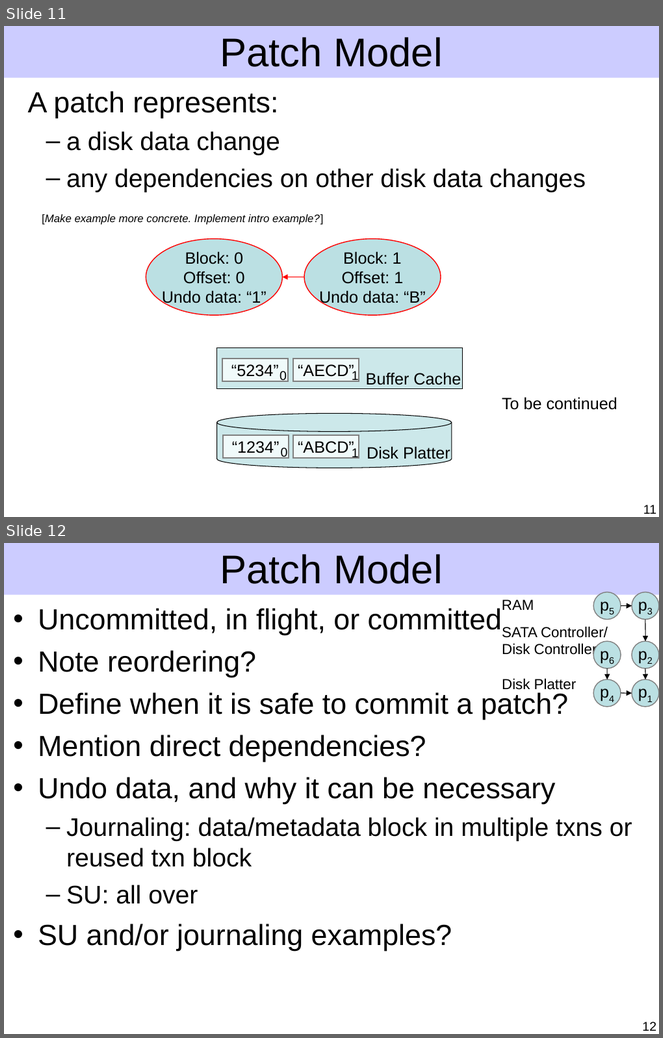
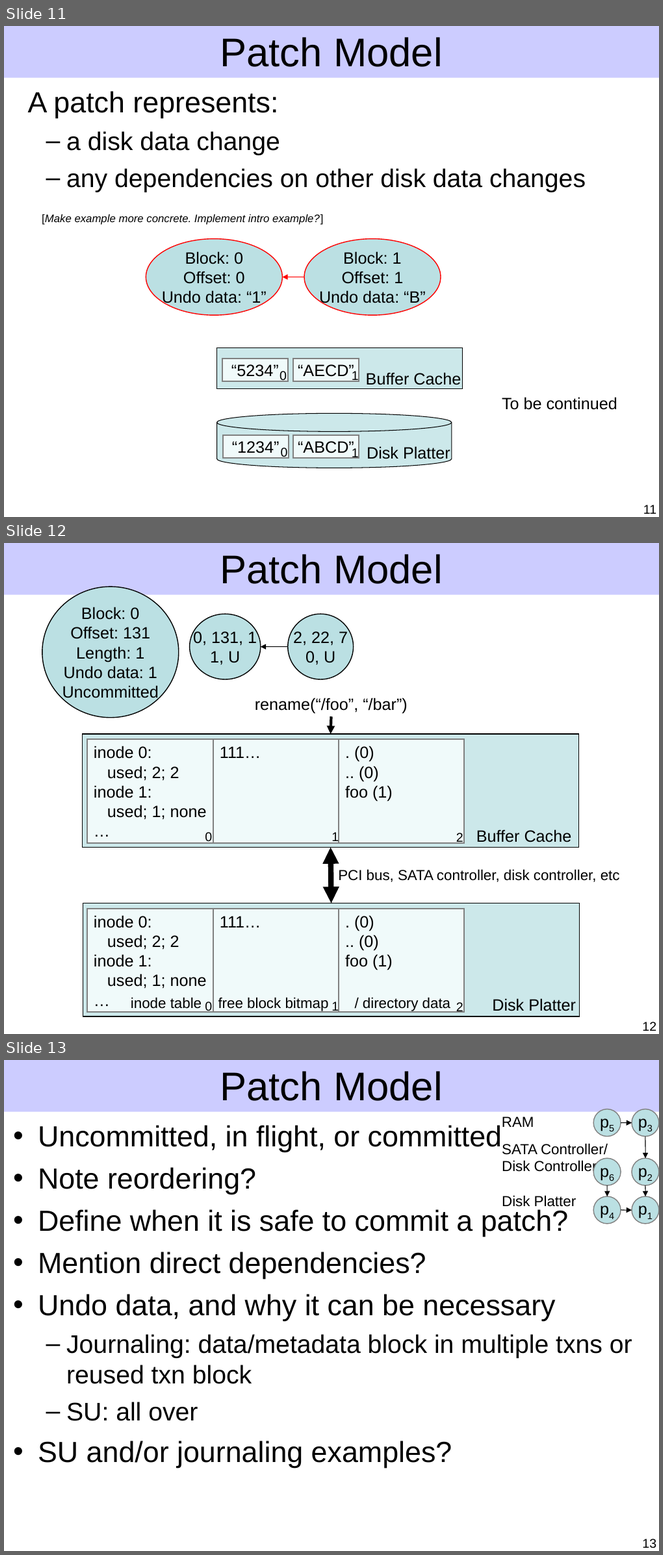
Before and after one commit to ucla-readable/fstitch-doc, a slide deck: sosp/pres.ppt. Shown one above the other, each under a label of ours: slides 11 and 12 before the commit, slides 11, 12 and 13 after it. The pictures are 663x1038 and 663x1555 pixels, drawn with LibreOffice and Linux fonts; fonts in the diff are those of the drawing. Boxes give left, top, right and bottom in pixels: in the first picture for what was removed or moved away, otherwise in the second. Text is boxed around its words. In the diff, an @@ line names an element or a change of style, - is before the commit and + after.

Commit message:
Improve motivation and start improving patch model example.

```diff
--- a/sosp/pres.ppt
+++ b/sosp/pres.ppt
@@ slide 12 added at (4, 543, 659, 1034), background #FFFFFF; not listed: 1 template element that a slide beside it also shows @@
@@ title added at (220, 554, 443, 584), 44 pt, text #000000 @@
+Patch Model
@@ ellipse added at (42, 587, 178, 718), fill #BBE0E3, outline #000000 0.99 pt, 18 pt, text #000000 @@
+Block: 0
+Offset: 131
+Length: 1
+Undo data: 1
+Uncommitted
@@ ellipse added at (189, 614, 260, 679), fill #BBE0E3, outline #000000 0.99 pt, 18 pt, text #000000 @@
+0, 131, 1
+1, U
@@ ellipse added at (287, 614, 353, 679), fill #BBE0E3, outline #000000 0.99 pt, 18 pt, text #000000 @@
+2, 22, 7
+0, U
@@ arrow added from (287, 646) to (261, 646), #000000 0.74 pt @@
@@ text added at (255, 698, 408, 713), 18 pt, text #000000 @@
+rename(“/foo”, “/bar”)
@@ arrow added from (332, 717) to (331, 734), #000000 3 pt @@
@@ rectangle added at (82, 734, 579, 848), fill #CCE8EA, outline #000000 0.74 pt @@
@@ rectangle added at (87, 739, 213, 843), fill #F0FAFA, outline #808080 1.5 pt, 18 pt, text #000000 @@
+inode 0:
+used; 2; 2
+inode 1:
+used; 1; none
+…
@@ rectangle added at (213, 739, 339, 843), fill #F0FAFA, outline #808080 1.5 pt, 18 pt, text #000000 @@
+111…
@@ rectangle added at (339, 739, 465, 843), fill #F0FAFA, outline #808080 1.5 pt, 18 pt, text #000000 @@
+. (0)
+.. (0)
+foo (1)
@@ text added at (205, 832, 212, 844), 14 pt, text #000000 @@
+0
@@ text added at (332, 832, 339, 844), 14 pt, text #000000 @@
+1
@@ text added at (456, 833, 464, 844), 14 pt, text #000000 @@
+2
@@ text added at (477, 830, 572, 843), 18 pt, text #000000 @@
+Buffer Cache
@@ double arrow added from (331, 848) to (332, 903), #000000 6.01 pt @@
@@ text added at (338, 869, 620, 882), 16 pt, text #000000 @@
+PCI bus, SATA controller, disk controller, etc
@@ rectangle added at (83, 903, 579, 1017), fill #CCE8EA, outline #000000 0.74 pt @@
@@ rectangle added at (87, 908, 213, 1012), fill #F0FAFA, outline #808080 1.5 pt, 18 pt, text #000000 @@
+inode 0:
+used; 2; 2
+inode 1:
+used; 1; none
+…
@@ rectangle added at (213, 908, 339, 1012), fill #F0FAFA, outline #808080 1.5 pt, 18 pt, text #000000 @@
+111…
@@ rectangle added at (339, 908, 465, 1012), fill #F0FAFA, outline #808080 1.5 pt, 18 pt, text #000000 @@
+. (0)
+.. (0)
+foo (1)
@@ text added at (131, 997, 202, 1009), 16 pt, text #000000 @@
+inode table
@@ text added at (205, 1002, 212, 1013), 14 pt, text #000000 @@
+0
@@ text added at (218, 997, 329, 1012), 16 pt, text #000000 @@
+free block bitmap
@@ text added at (332, 1001, 339, 1013), 14 pt, text #000000 @@
+1
@@ text added at (363, 997, 451, 1012), 16 pt, text #000000 @@
+/ directory data
@@ text added at (456, 1003, 464, 1013), 14 pt, text #000000 @@
+2
@@ text added at (492, 999, 576, 1012), 18 pt, text #000000 @@
+Disk Platter
@@ page number added at (642, 1022, 657, 1031), 14 pt, text #000000 @@
+12
@@ what was slide 12 is now slide 13 @@
@@ page number at (642, 1539, 657, 1549): text changed @@
-12
+13
```
Also in this commit, not shown: 5 slides changed.
